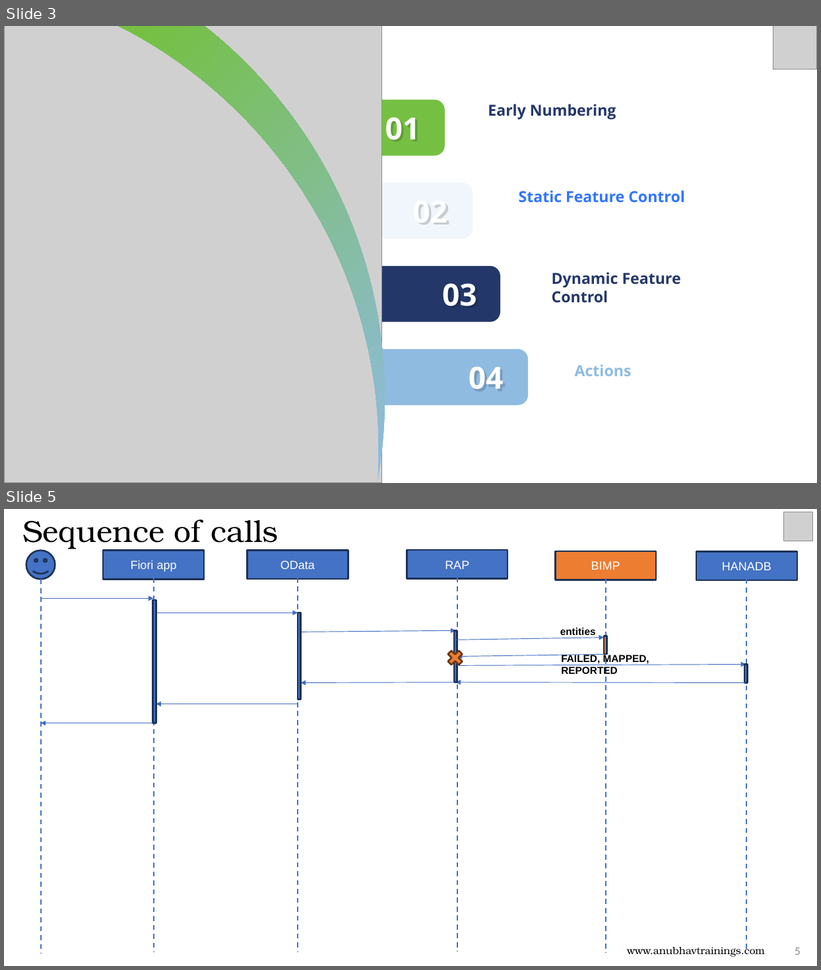
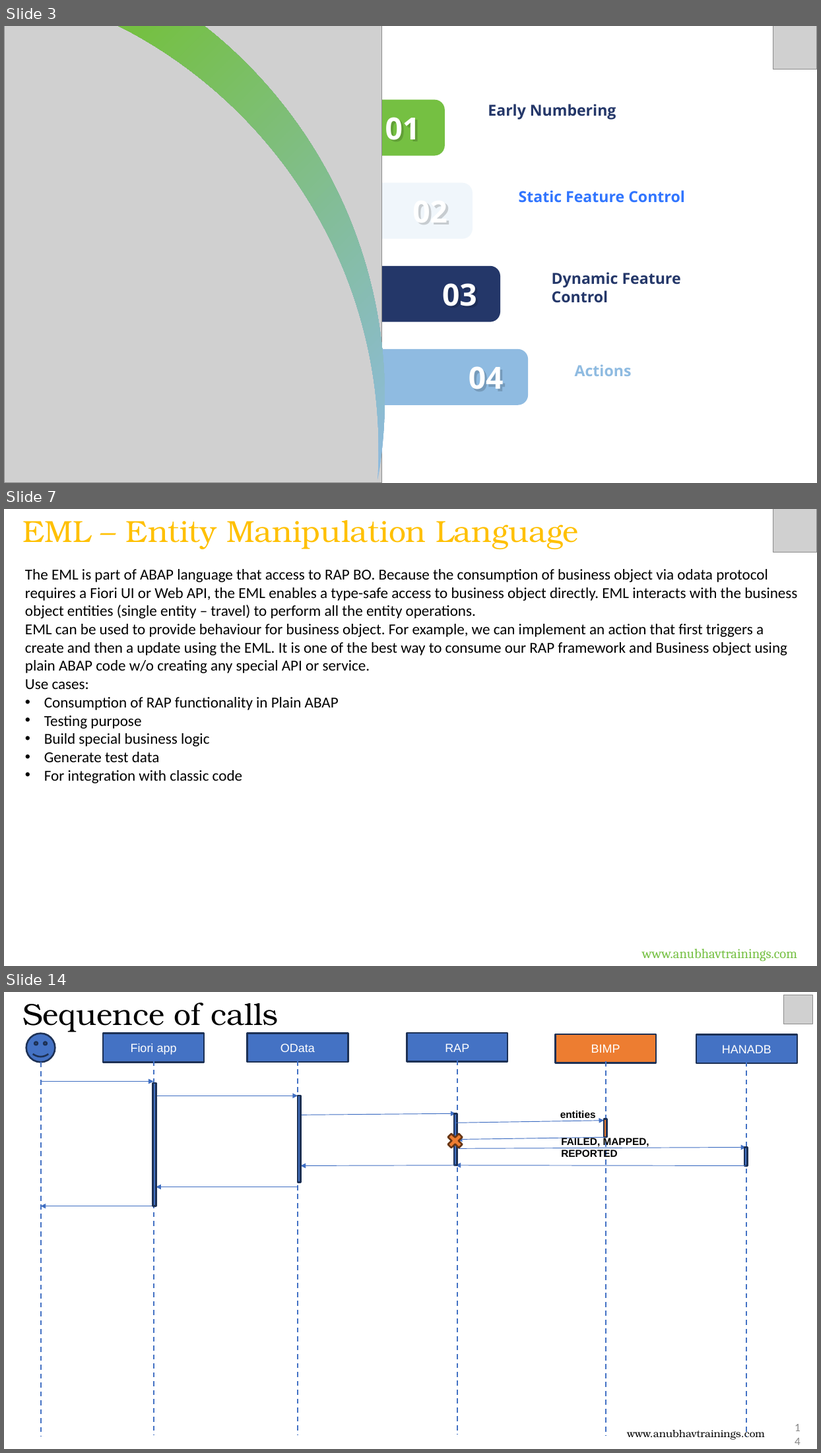
Before and after one commit to soyuztechnologies/RAP_Training_Applied_Materials, a slide deck: Day 8/DAY-8.pptx. Shown one above the other, each under a label of ours: slides 3 and 5 before the commit, slides 3, 7 and 14 after it; the slides between them are not shown. The pictures are 821x970 and 821x1453 pixels, drawn with LibreOffice and Linux fonts; fonts in the diff are those of the drawing; grey boxes stand for pictures. Boxes give left, top, right and bottom in pixels: in the first picture for what was removed or moved away, otherwise in the second. Text is boxed around its words. In the diff, an @@ line names an element or a change of style, - is before the commit and + after.

Commit message:
Auto bot updater RAP Course

```diff
--- a/Day 8/DAY-8.pptx
+++ b/Day 8/DAY-8.pptx
@@ slide 7 added at [4,509,817,966], background #FFFFFF @@
@@ text added at [23,520,579,549], 36 pt, text #FFC000 @@
+EML – Entity Manipulation Language
@@ picture added at [773,509,817,553] @@
@@ text added at [25,569,797,784], 18 pt, text #000000 @@
+The EML is part of ABAP language that access to RAP BO. Because the consumption of business object via odata protocol requires a Fiori UI or Web API, the EML enables a type-safe access to business object directly. EML interacts with the business object entities (single entity – travel) to perform all the entity operations.
+EML can be used to provide behaviour for business object. For example, we can implement an action that first triggers a create and then a update using the EML. It is one of the best way to consume our RAP framework and Business object using plain ABAP code w/o creating any special API or service.
+Use cases:
+• Consumption of RAP functionality in Plain ABAP
+• Testing purpose
+• Build special business logic
+• Generate test data
+• For integration with classic code
@@ text added at [642,949,797,962], 16 pt, text #75C042 @@
+www.anubhavtrainings.com
@@ what was slide 5 is now slide 14 @@
@@ page number at [795,1431,801,1438]: text changed @@
-5
+14
```
Also in this commit, not shown: 1 slide changed, 9 other slides added, 10 other files.
